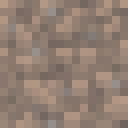
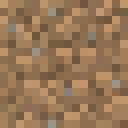
Layers edited between the first and the second 128 x 128 image:
added layer "Layer" (20%) above "dirt_old.png" over box(0, 0, 128, 128)
renamed "dirt.png" to "dirt_old.png", painted on it over box(0, 0, 128, 128)
